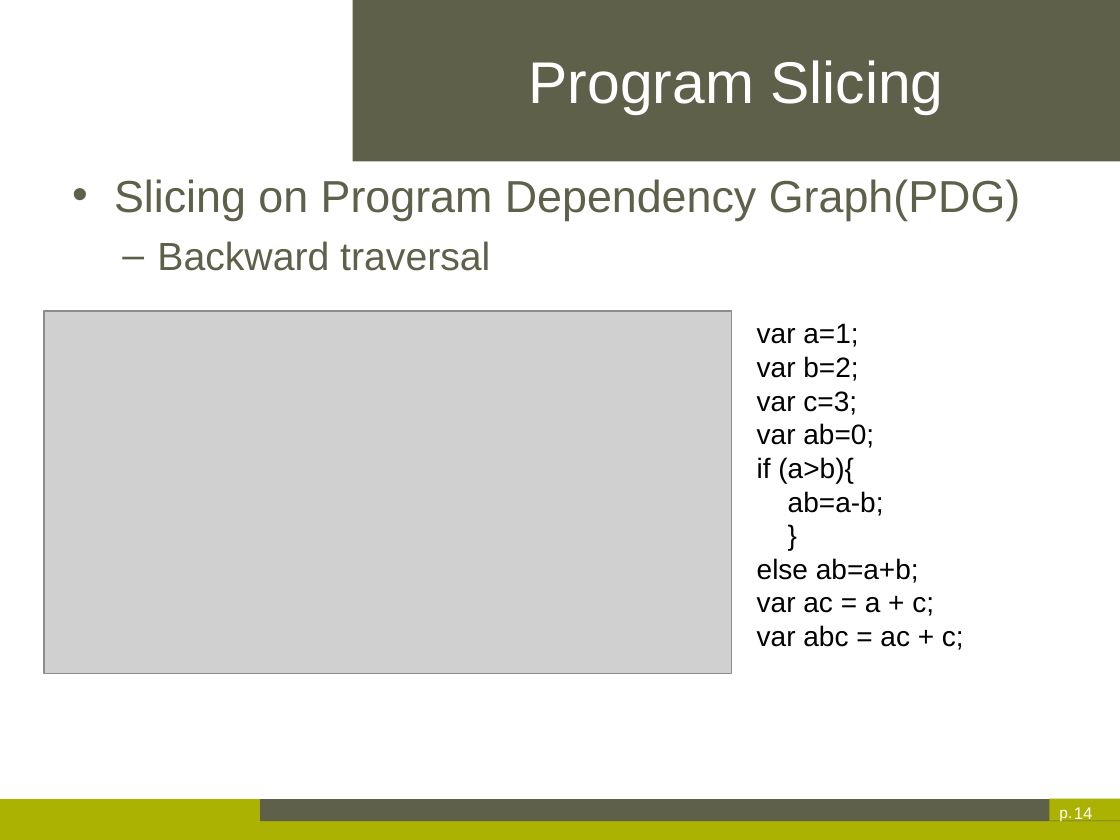
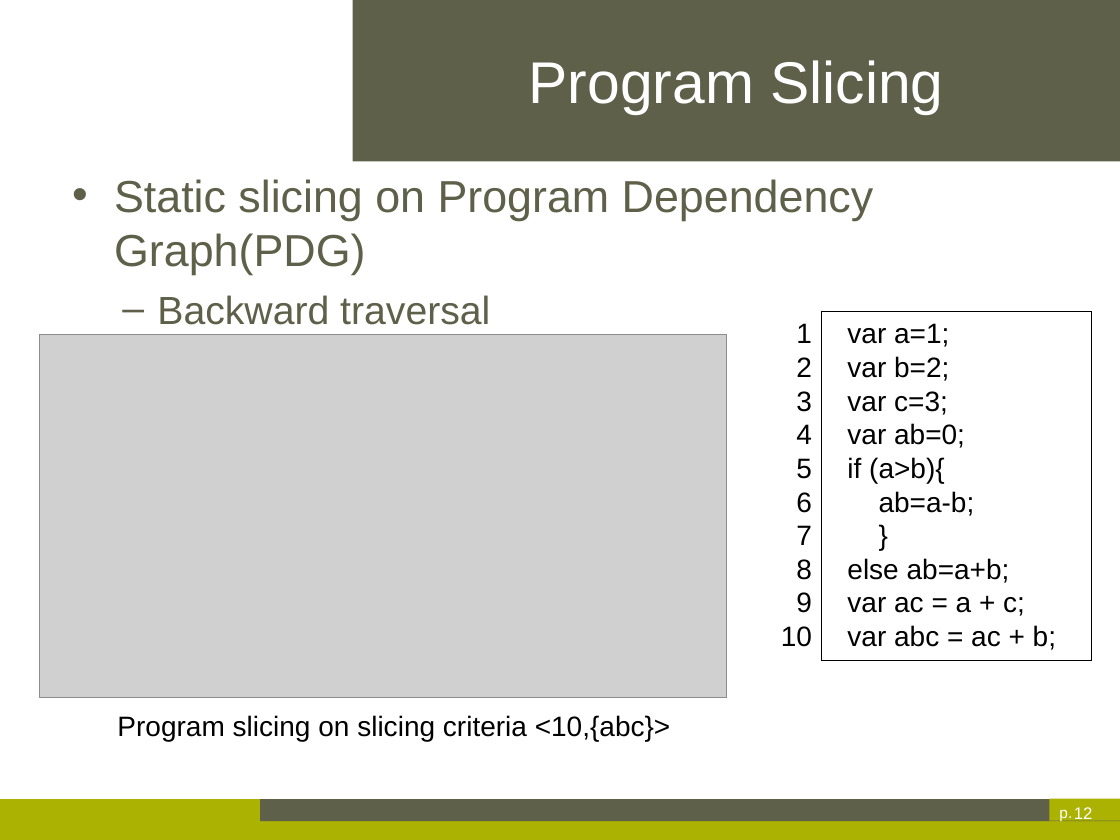
Before and after one commit to axrbao/Thesis-dessertation, a slide deck: slide 12 of Xinran AI-Thesis Presentation.pptx (slide 14 before the commit). Drawn at 1120x840 pixels with LibreOffice and Linux fonts; fonts in the diff are those of the drawing; grey boxes stand for pictures; background and template pictures are left out. Boxes give left, top, right and bottom in pixels: in the first picture for what was removed or moved away, otherwise in the second. Text is boxed around its words. In the diff, an @@ line names an element or a change of style, - is before the commit and + after.

Commit message:
UPDATE

```diff
--- a/Xinran AI-Thesis Presentation.pptx
+++ b/Xinran AI-Thesis Presentation.pptx
@@ text at (114,179,874,274): text changed @@
-• Slicing on Program Dependency Graph(PDG)
+• Static slicing on Program Dependency Graph(PDG)
@@ text added at (781,323,812,647), 20 pt, text #000000 @@
+1
+2
+3
+4
+5
+6
+7
+8
+9
+10
@@ rectangle "var a=1;": place and size @@
-rectangle "var a=1;" at (757,323,964,650)
+rectangle "var a=1;" at (822,312,1092,661)
@@ rectangle "var a=1;" at (822,312,1092,661): outline none to #000000 0.75 pt @@
@@ picture: place and size @@
-picture at (44,312,732,674)
+picture at (39,335,727,698)
@@ text in rectangle at (847,625,1056,650): text changed @@
-var abc = ac + c;
+var abc = ac + b;
@@ text added at (117,715,670,741), 20 pt, text #000000 @@
+Program slicing on slicing criteria <10,{abc}>
@@ page number at (1074,807,1093,819): text changed @@
-14
+12
```
Also in this commit, not shown: 16 other slides changed, 5 slides removed.
